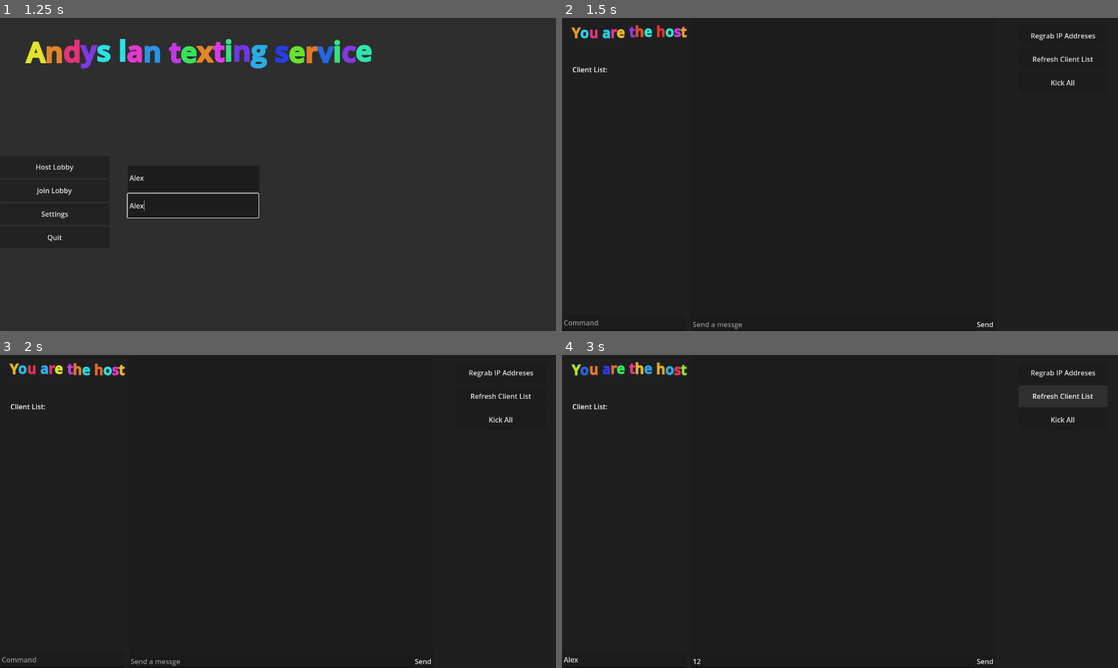
Above: before the commit, frames 1-4 (two rows, left to right).
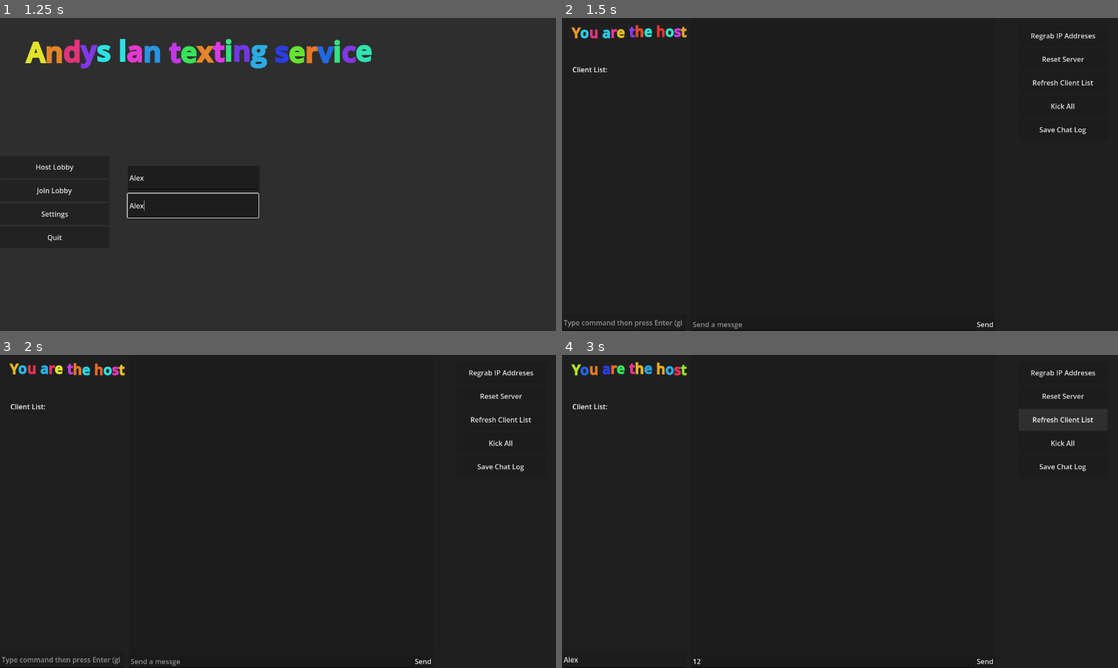
Above: after the commit, the same moments.

Repository: BookiLukie/lan-chat
Game: Godot game, scene res://main_menu.tscn
Same seed, same stepped clock (60 frames per second), same inputs: the game is played once before the commit and once after it. The engine's default icon, where the game draws it, is replaced by a stand-in: a white triangle on a blue panel in a dark square.
Inputs (mouse positions are in pixels of both pictures, inside the frame that each line leads up to):
- Up to frame 1 (1.25 s): click (194, 177) at 0.52 s; type "Alex" at 0.6 s; click (194, 205) at 0.75 s; type "Alex" at 0.83 s
- Up to frame 2 (1.5 s): click "Host Lobby" at 1.25 s
- Up to frame 3 (2 s): no input
- Up to frame 4 (3 s): click (623, 658) at 2.02 s; type "Alex" at 2.1 s; click (834, 661) at 2.25 s; type "12" at 2.33 s; click "Refresh Client List" at 2.75 s

Frame 1 is identical in both runs. In frame 2, 0.5% of the frame differs, in the area x 0-96%, y 12-99%; in frame 3, 0.5%; in frame 4, 0.4%.

Commit message:
figureing stuff out

Diff:
--- a/client_view.tscn
+++ b/client_view.tscn
@@ -57,3 +57,13 @@
 offset_bottom = 587.0
 bbcode_enabled = true
 text = "Client List: [br]"
+
+[node name="Reconnect" type="Button" parent="." unique_id=2014514241]
+layout_mode = 0
+offset_left = 1148.0
+offset_top = 6.0
+offset_right = 1270.0
+offset_bottom = 45.0
+text = "Reconnect"
+
+[connection signal="pressed" from="Reconnect" to="." method="_on_reconnect_pressed"]
--- /dev/null
+++ b/cmd.gd
@@ -0,0 +1,164 @@
+# DebugConsoleLine.gd
+# "give" to add items, or "tp" to teleport the player.
+
+extends LineEdit
+class_name DebugConsoleLine
+
+# Key to toggle the console on/off
+const TOGGLE_KEY := KEY_F1
+
+func _ready() -> void:
+	# Ensure this node always processes input even if the game is paused
+	process_mode = Node.PROCESS_MODE_ALWAYS
+	# Placeholder to guide the user
+	placeholder_text = "Type command then press Enter (give \"res://Items/Sword.tres\" or tp (100,200))"
+	# Connect the "text_submitted" signal, called when Enter is pressed
+	connect("text_submitted", Callable(self, "_on_text_submitted"))
+
+
+func _unhandled_input(event: InputEvent) -> void:
+	# Toggle the console when F1 is pressed
+	if event is InputEventKey and event.pressed and event.keycode == TOGGLE_KEY:
+		if visible:
+			_close_console()
+		else:
+			_open_console()
+
+
+func _open_console() -> void:
+	text = ""          # clear previous text
+	visible = true     # show console
+	grab_focus()       # capture keyboard input so player stops moving
+	get_tree().paused = true  # pause the game so player doesn't move while typing
+
+
+func _close_console() -> void:
+	visible = false    # hide console
+	release_focus()    # release keyboard input
+	get_tree().paused = false # unpause the game
+
+
+# Called when Enter is pressed
+func _on_text_submitted(new_text: String) -> void:
+	# Remove spaces at the start and end
+	var command: String = new_text.strip_edges()
+	if command != "":
+		_process_command(command)  # handle the command
+	clear()  # clear input box
+	_close_console()
+
+# ---------------------------
+# Command processor
+# ---------------------------
+func _process_command(command: String) -> void:
+	# Split command into parts (e.g., "give" and the filepath)
+	var parts: Array = _split_args(command)
+	if parts.size() == 0:
+		return
+
+	var cmd: String = str(parts[0]).to_lower() # first word is command
+	var args: Array = []
+	if parts.size() > 1:
+		args = parts.slice(1, parts.size()) # rest are arguments
+
+	# Dispatch command
+	match cmd:
+		"help":
+			_cmd_help()
+		"setnameself":
+			Global.current_client.user = args[0]
+			LanHandler.client_info.set("name", args[0])
+		"grab":
+			_cmd_grab_data_id(args)
+		"setname":
+			_cmd_set_name(args)
+		"callum_scukhehe":
+			_cmd_crash()
+		_:
+			print("Unknown command:", cmd)
+
+# ---------------------------
+# Commands
+# ---------------------------
+
+# --- help command ---
+func _cmd_help() -> void:
+	print("--- Developer Console Help ---")
+	print("give <resource_path>     - Add an item to the player's inventory")
+	print("tp <x> <y>               - Teleport player to coordinates")
+	print("tp (<x>,<y>)             - Teleport player using parentheses format")
+	print("help                     - Show this help message")
+	print("You can use quotes for paths with spaces: give \"res://Items/My Sword.tres\"")
+
+# --- set player id name ---
+func _cmd_set_name(args):
+	pass
+
+func _cmd_grab_data_id(args):
+	if args.size() == 1:
+		Global._request_client_data_rpc(int(args[0]))
+# --- crash the game ---
+func _cmd_crash():
+	get_tree().root.queue_free()
+# ---------------------------
+# Argument splitter
+# ---------------------------
+func _split_args(command: String) -> Array:
+	# This function splits a command into arguments, handling quotes and parentheses
+	var out: Array = []           # store final arguments
+	var i: int = 0                # current index in string
+	var n: int = command.length() # total length of string
+
+	while i < n:
+		# Skip whitespace
+		while i < n and command[i] == " ":
+			i += 1
+		if i >= n:
+			break
+
+		var ch: String = command[i]
+
+		# Handle double-quoted strings
+		if ch == "\"":
+			var j: int = command.find("\"", i + 1) # find closing quote
+			if j == -1: # if not found, go to end
+				j = n
+			out.append(command.substr(i + 1, j - (i + 1))) # grab string without quotes
+			i = j + 1
+
+		# Handle single-quoted strings
+		elif ch == "'":
+			var j: int = command.find("'", i + 1)
+			if j == -1:
+				j = n
+			out.append(command.substr(i + 1, j - (i + 1)))
+			i = j + 1
+
+		# Handle parentheses (e.g., (100,200))
+		elif ch == "(":
+			var depth: int = 1  # track nested parentheses
+			var j: int = i + 1   # start looking after '('
+			while j < n and depth > 0:
+				var c: String = command[j]
+				if c == "(":
+					depth += 1
+				elif c == ")":
+					depth -= 1
+					if depth == 0:
+						j += 1
+						break
+				j += 1
+			out.append(command.substr(i, j - i)) # include the parentheses
+			i = j
+
+		# Handle unquoted words
+		else:
+			var j: int = command.find(" ", i) # find next space
+			if j == -1: # if no space, take until end
+				out.append(command.substr(i, n - i))
+				break
+			else:
+				out.append(command.substr(i, j - i))
+				i = j + 1
+
+	return out
--- a/host_ui.tscn
+++ b/host_ui.tscn
@@ -2,6 +2,7 @@
 
 [ext_resource type="Script" uid="uid://vy5wfn21d3pp" path="res://script/hostUI.gd" id="1_bxxqf"]
 [ext_resource type="PackedScene" uid="uid://ocp7kpg64ne0" path="res://text_ui.tscn" id="2_75ep8"]
+[ext_resource type="Script" uid="uid://btimu8i4fuwab" path="res://cmd.gd" id="2_vup7s"]
 
 [node name="HostUI" type="Control" unique_id=190145693]
 layout_mode = 3
@@ -25,6 +26,7 @@
 offset_right = 286.0
 offset_bottom = 720.0
 placeholder_text = "Command"
+script = ExtResource("2_vup7s")
 
 [node name="Text Boxes" type="Control" parent="." unique_id=1146323547]
 anchors_preset = 0
@@ -72,6 +74,11 @@
 layout_mode = 2
 text = "Regrab IP Addreses"
 
+[node name="ResetServer" type="Button" parent="VBoxContainer" unique_id=505627912]
+custom_minimum_size = Vector2(0, 50)
+layout_mode = 2
+text = "Reset Server"
+
 [node name="RefreshList" type="Button" parent="VBoxContainer" unique_id=1870025604]
 custom_minimum_size = Vector2(0, 50)
 layout_mode = 2
@@ -82,6 +89,11 @@
 layout_mode = 2
 text = "Kick All"
 
+[node name="SaveChatLog" type="Button" parent="VBoxContainer" unique_id=289655600]
+custom_minimum_size = Vector2(0, 50)
+layout_mode = 2
+text = "Save Chat Log"
+
 [node name="TextUI" parent="." unique_id=2119366142 instance=ExtResource("2_75ep8")]
 layout_mode = 1
 offset_left = 297.0
@@ -89,7 +101,8 @@
 offset_right = -283.0
 offset_bottom = 1.0
 
-[connection signal="text_submitted" from="TextEdit" to="." method="_on_server_message_text_submitted"]
 [connection signal="pressed" from="VBoxContainer/RegrabIP" to="." method="_on_regrab_ip_pressed"]
+[connection signal="pressed" from="VBoxContainer/ResetServer" to="." method="_on_reset_server_pressed"]
 [connection signal="pressed" from="VBoxContainer/RefreshList" to="." method="_on_refresh_list_pressed"]
 [connection signal="pressed" from="VBoxContainer/KickAll" to="." method="_on_kick_all_pressed"]
+[connection signal="pressed" from="VBoxContainer/SaveChatLog" to="." method="_on_save_text_log_pressed"]
--- a/script/Global.gd
+++ b/script/Global.gd
@@ -8,6 +8,7 @@
 	}
 signal server_message_received(message_text)
 signal message_received(user,message_text,data_type,image_height)
+signal client_data_pulled(peer_id, data)
 ## WE USE GLOBAL SCRIPT TO RECIVE AND SEND DATA AND SIGNALS
 ## WE CALL GLOBAL.RPC("FUNCTION_NAME", FUCNTION ARGS) TO SEND SIGNALS TO ALL LOCATION
 enum actions {
@@ -17,6 +18,20 @@
 @rpc("authority")
 func tell_server(player,data,amount):
 	pass
+
+@rpc("any_peer", "reliable")
+func _request_client_data_rpc(requester_id: int) -> void:
+	var payload = {
+		"user": current_client.user,
+		"role": current_client.role,
+		"peerid": current_client.peerid,
+	}
+	_receive_pulled_data_rpc.rpc_id(requester_id, multiplayer.get_unique_id(), payload)
+
+@rpc("any_peer", "reliable")
+func _receive_pulled_data_rpc(sender_id: int, data: Dictionary) -> void:
+	print("Successfully pulled data from client ID: ", sender_id, " Data: ", data)
+	client_data_pulled.emit(sender_id, data)
 
 @rpc("any_peer")
 func tell_clients(text):
@@ -35,10 +50,6 @@
 	LanHandler.client[client] = client
 	LanHandler.client[client] = info
 
-@rpc("any_peer")
-func callmeeting():
+@rpc("authority")
+func checkinfo(client):
 	pass
-
-@rpc("authority")
-func checkinfo(client, data : String = "all"):
-	pass
--- a/script/MultiplayHandler.gd
+++ b/script/MultiplayHandler.gd
@@ -55,7 +55,6 @@
 func load_game(game_scene_path):
 	get_tree().change_scene_to_file(game_scene_path)
 
-
 # Every peer will call this when they have loaded the game scene.
 @rpc("any_peer")
 func player_loaded():
@@ -95,3 +94,38 @@
 	remove_multiplayer_peer()
 	clients.clear()
 	server_disconnected.emit()
+
+# Restart the host server
+func restart_server() -> Error:
+	remove_multiplayer_peer()
+	clients.clear()
+
+	var peer = ENetMultiplayerPeer.new()
+	var error = peer.create_server(PORT, MAX_CLIENTS)
+	if error:
+		print("Failed to restart server: ", error)
+		return error
+
+	multiplayer.multiplayer_peer = peer
+	clients[1] = client_info
+	client_connected.emit(1, client_info)
+	print("Server restarted successfully on port ", PORT)
+	return OK
+
+# Reconnect client to the previously saved host IP
+func reconnect_client() -> Error:
+	remove_multiplayer_peer()
+	if Global.host_ip and not Global.host_ip.is_empty():
+		print("Attempting to reconnect to: ", Global.host_ip)
+		return join_lobby(Global.host_ip)
+	else:
+		print("No valid host IP found for reconnection.")
+		return FAILED
+
+func refresh_client_list() -> void:
+	if multiplayer.is_server():
+		for id in clients:
+			if id != 1:
+				# Re-broadcast registration info to ensure UI sync
+				_register_client.rpc_id(id, clients[id])
+		print("Client list refreshed by server.")
--- a/script/client_view.gd
+++ b/script/client_view.gd
@@ -2,3 +2,6 @@
 
 func _ready() -> void:
 	$"Text Boxes/IPAddress".text = "Connected to: " + Global.host_ip
+
+func _on_reconnect_pressed() -> void:
+	LanHandler.reconnect_client()
--- a/script/hostUI.gd
+++ b/script/hostUI.gd
@@ -4,8 +4,8 @@
 
 func _ready():
 	get_all_ipv4()
-	LanHandler.client_connected.connect(add_to_client_list)
-	LanHandler.client_disconnected.connect(remove_from_client_list)
+	LanHandler.client_connected.connect(_on_client_list_changed)
+	LanHandler.client_disconnected.connect(_on_client_list_changed_disc)
 	await get_tree().process_frame
 	$"Text Boxes/IPAddress".text = str(ipv4s).remove_chars('"[]')
 
@@ -16,22 +16,43 @@
 			ipv4s.append(address)
 	return ipv4s
 
-func add_to_client_list(client_id, client_info: Dictionary):
-	print("New Client ", client_id, client_info)
-	$"Text Boxes/ClientList".text += client_info.get("name") + ": " + str(client_id) + "\n"
+#func add_to_client_list(client_id, client_info: Dictionary):
+	#print("New Client ", client_id, client_info)
+	#$"Text Boxes/ClientList".text += client_info.get("name") + ": " + str(client_id) + "\n"
+#
+#func remove_from_client_list(client_id):
+	#var text : String = $"Text Boxes/ClientList".text
+	#var lines = text.split("\n")
+	#var finished_lines = ["Client List: [br]"]
+	#for line in lines:
+		#if line.contains(str(client_id)):
+			#continue
+		#else:
+			#finished_lines.append(line)
+	#
+	#text = "\n".join(finished_lines)
+	#$"Text Boxes/ClientList".text = text
+# Triggered when a client connects
+func _on_client_list_changed(client_id, client_info: Dictionary):
+	print("Client connected: ", client_id, client_info)
+	refresh_client_display()
 
-func remove_from_client_list(client_id):
-	var text : String = $"Text Boxes/ClientList".text
-	var lines = text.split("\n")
-	var finished_lines = ["Client List: [br]"]
-	for line in lines:
-		if line.contains(str(client_id)):
-			continue
-		else:
-			finished_lines.append(line)
+# Triggered when a client disconnects
+func _on_client_list_changed_disc(client_id):
+	print("Client disconnected: ", client_id)
+	refresh_client_display()
 
-	text = "\n".join(finished_lines)
-	$"Text Boxes/ClientList".text = text
+func refresh_client_display():
+	var list_text = "Client List:\n"
+
+	# Loop through all active clients stored in LanHandler
+	for id in LanHandler.clients:
+		var client_info = LanHandler.clients[id]
+		var client_name = client_info.get("name", "Player")
+		list_text += client_name + ": " + str(id) + "\n"
+
+	# Update the UI text box cleanly without duplicate headers or stale entries
+	$"Text Boxes/ClientList".text = list_text
 
 @rpc("authority")
 func _on_server_message_text_submitted(new_text: String) -> void:
@@ -47,7 +68,7 @@
 
 
 func _on_refresh_list_pressed() -> void:
-	pass # Replace with function body.
+	LanHandler.refresh_client_list()
 
 
 func _on_kick_all_pressed() -> void:
@@ -56,3 +77,7 @@
 
 func _on_save_text_log_pressed() -> void:
 	pass # Replace with function body.
+
+
+func _on_reset_server_pressed() -> void:
+	LanHandler.restart_server()
Not shown, added: cmd.gd.uid
